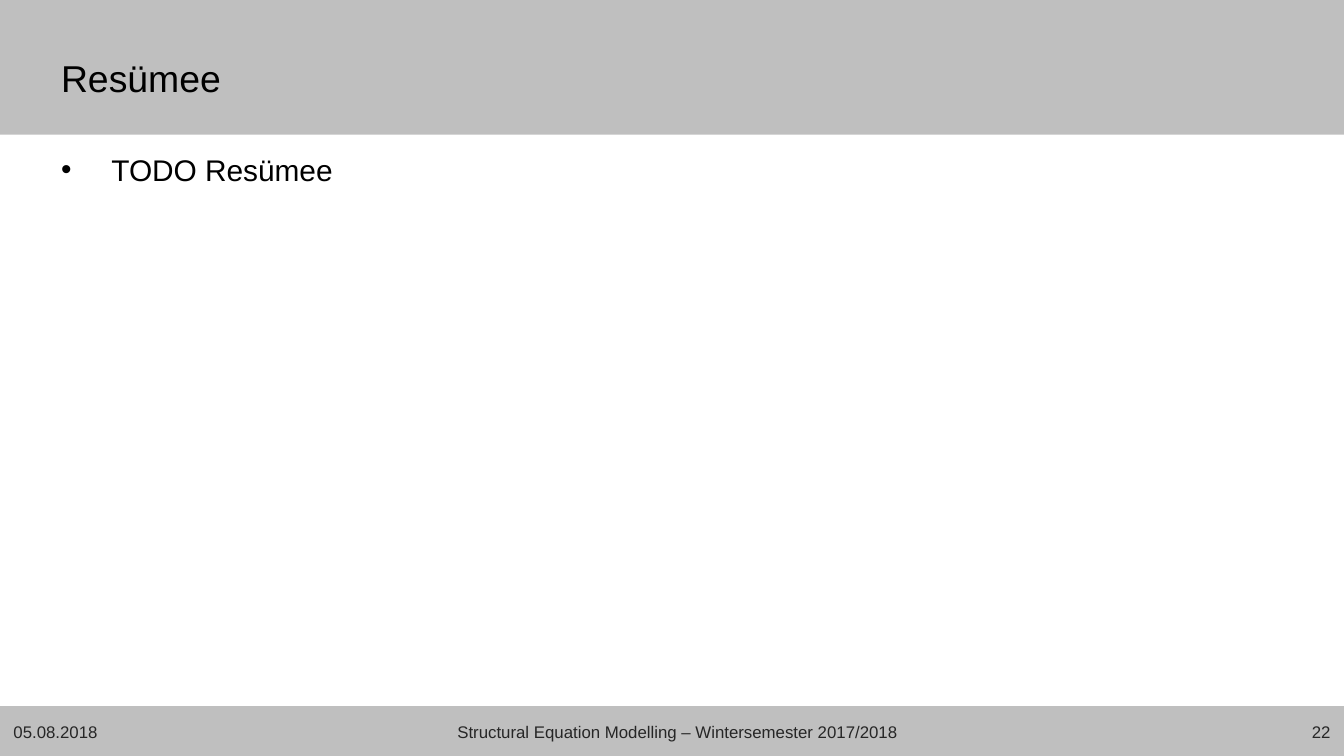
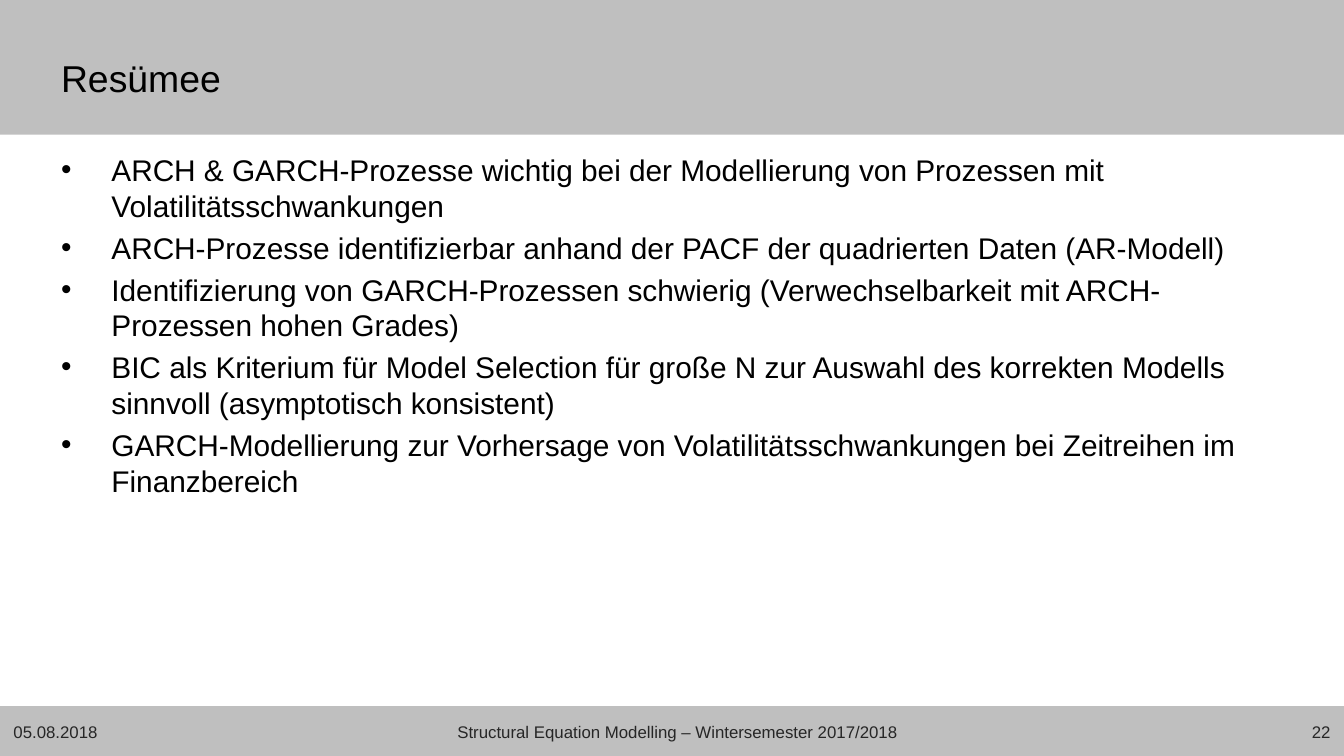
Before and after one commit to Janis90/time-series-anaysis, a slide deck: slide 22 of presentation/tsa_presentation_final.pptx. Drawn at 1344x756 pixels with LibreOffice and Linux fonts; fonts in the diff are those of the drawing; background and template pictures are left out. Boxes give left, top, right and bottom in pixels: in the first picture for what was removed or moved away, otherwise in the second. Text is boxed around its words. In the diff, an @@ line names an element or a change of style, - is before the commit and + after.

Commit message:
changed size of N for simulation data, added Resüme

```diff
--- a/presentation/tsa_presentation_final.pptx
+++ b/presentation/tsa_presentation_final.pptx
@@ text at [111, 159, 1234, 493]: text changed @@
-• TODO Resümee
+• ARCH & GARCH-Prozesse wichtig bei der Modellierung von Prozessen mit Volatilitätsschwankungen
+• ARCH-Prozesse identifizierbar anhand der PACF der quadrierten Daten (AR-Modell)
+• Identifizierung von GARCH-Prozessen schwierig (Verwechselbarkeit mit ARCH-Prozessen hohen Grades)
+• BIC als Kriterium für Model Selection für große N zur Auswahl des korrekten Modells sinnvoll (asymptotisch konsistent)
+• GARCH-Modellierung zur Vorhersage von Volatilitätsschwankungen bei Zeitreihen im Finanzbereich
```
Also in this commit, not shown: 5 other slides changed, 12 other files.
